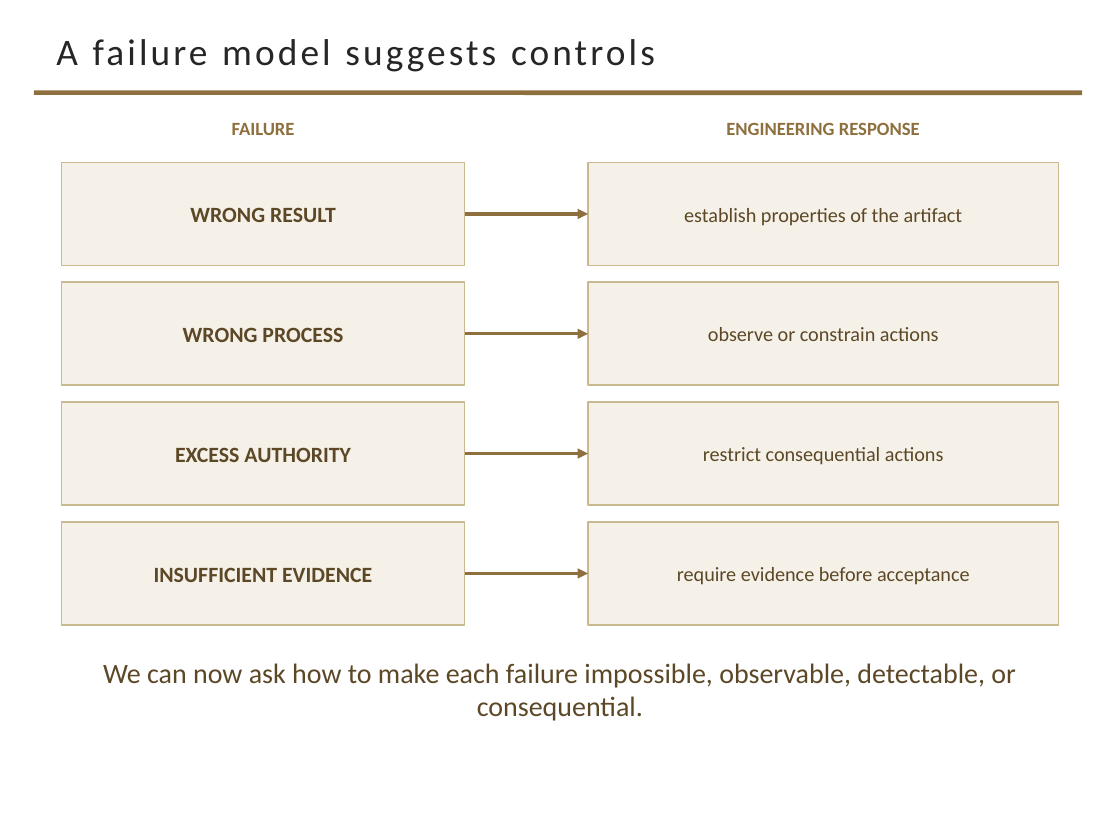
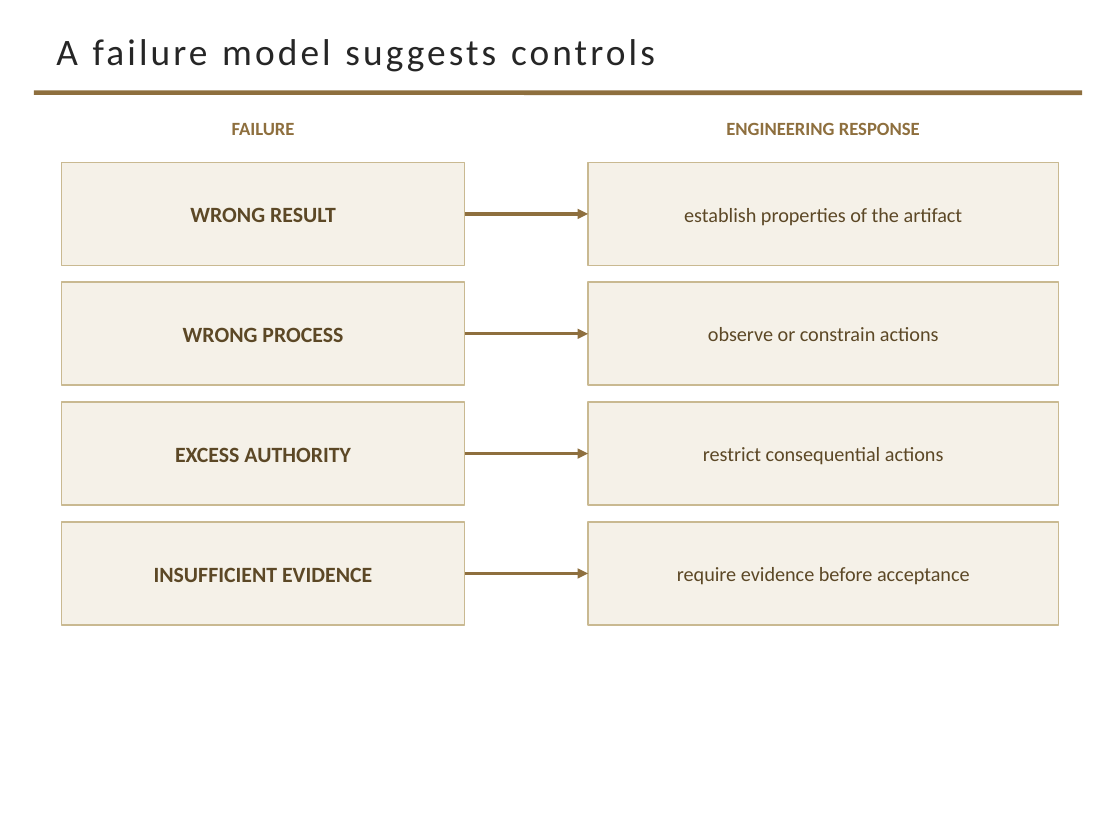
Before and after one commit to davisjam/model-based-agentic-software-engineering, a slide deck: slide 16 of course/lectures/act-2-delegation-and-control/03-alignment/2-3-Alignment.pptx. Drawn at 1120x840 pixels with LibreOffice and Linux fonts; fonts in the diff are those of the drawing; background and template pictures are left out. Boxes give left, top, right and bottom in pixels: in the first picture for what was removed or moved away, otherwise in the second. Text is boxed around its words. In the diff, an @@ line names an element or a change of style, - is before the commit and + after.

```diff
--- a/course/lectures/act-2-delegation-and-control/03-alignment/2-3-Alignment.pptx
+++ b/course/lectures/act-2-delegation-and-control/03-alignment/2-3-Alignment.pptx
@@ text removed at [103, 663, 1015, 721] @@
-We can now ask how to make each failure impossible, observable, detectable, or consequential.
```
Also in this commit, not shown: 10 other slides changed.
